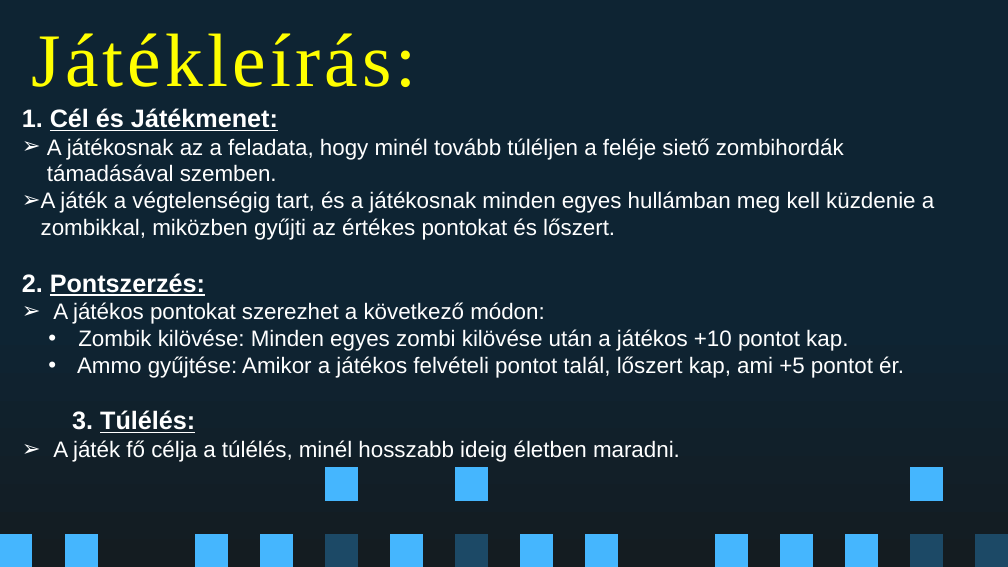
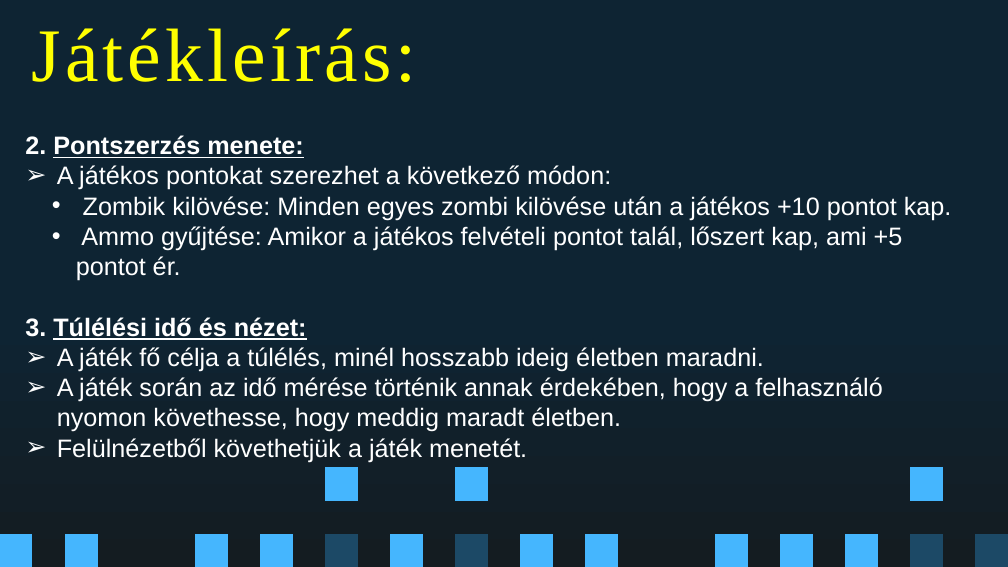
Before and after one commit to Bence9/ZombieShooter, a slide deck: slide 7 of ZombieShooter.pptx (slide 6 before the commit). Drawn at 1008x567 pixels with LibreOffice and Linux fonts; fonts in the diff are those of the drawing. Boxes give left, top, right and bottom in pixels: in the first picture for what was removed or moved away, otherwise in the second. Text is boxed around its words. In the diff, an @@ line names an element or a change of style, - is before the commit and + after.

Commit message:
version 2.0

```diff
--- a/ZombieShooter.pptx
+++ b/ZombieShooter.pptx
@@ title "Játékleírás:": place and size @@
-title "Játékleírás:" at [31, 33, 416, 87]
+title "Játékleírás:" at [31, 28, 416, 82]
@@ text "2. Pontszerzés menete:": place and size @@
-text "2. Pontszerzés menete:" at [22, 108, 934, 462]
+text "2. Pontszerzés menete:" at [25, 135, 952, 462]
@@ text at [25, 135, 304, 158]: text changed; size 16 to 18 pt; bold on @@
-1. Cél és Játékmenet:
-      ➢ A játékosnak az a feladata, hogy minél tovább túléljen a feléje siető zombihordák támadásával szemben.
-➢ A játék a végtelenségig tart, és a játékosnak minden egyes hullámban meg kell küzdenie a zombikkal, miközben gyűjti az értékes pontokat és lőszert.
-2. Pontszerzés:
+2. Pontszerzés menete:
@@ text at [57, 165, 952, 372]: size 16 to 18 pt in "A játékos pontokat szerezhet a következő módon:", "Zombik kilövése: Minden egyes zombi kilövése után ...", "Ammo gyűjtése: Amikor a játékos felvételi pontot ...", "A játék fő célja a túlélés, minél ..." @@
@@ text at [25, 317, 307, 340]: text changed @@
-3. Túlélés:
+3. Túlélési idő és nézet:
@@ text at [57, 377, 882, 462]: paragraphs added @@
+➢ A játék során az idő mérése történik annak érdekében, hogy a felhasználó nyomon követhesse, hogy meddig maradt életben.
+➢ Felülnézetből követhetjük a játék menetét.
```
Also in this commit, not shown: 3 other slides changed, 1 slide added.
